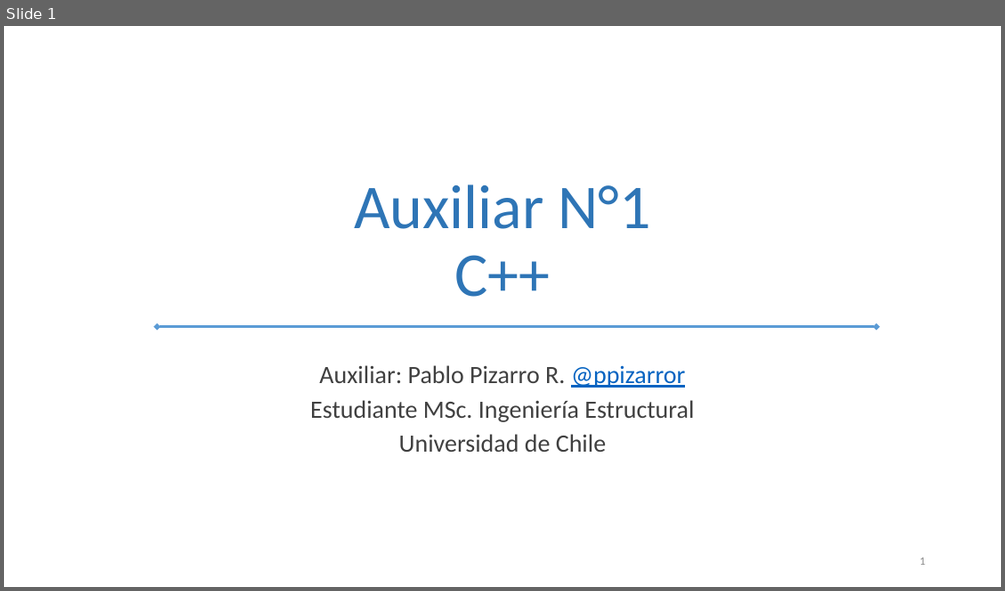
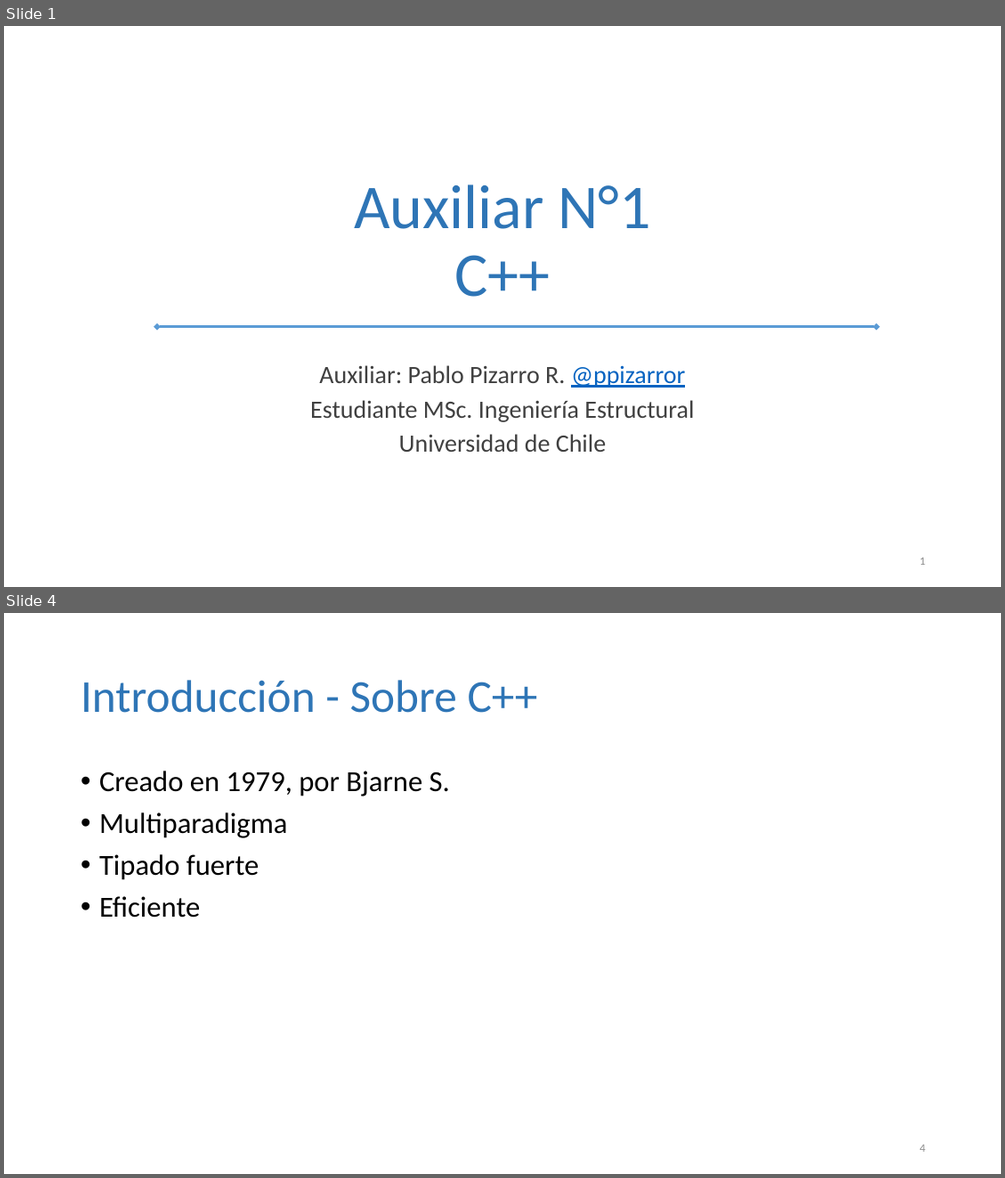
Before and after one commit to ppizarror/aux-cc7515-gpu, a slide deck: aux1/auxiliar 01.pptx. Shown one above the other, each under a label of ours: slide 1 before the commit, slides 1 and 4 after it; the slides between them are not shown. The pictures are 1005x591 and 1005x1178 pixels, drawn with LibreOffice and Linux fonts; fonts in the diff are those of the drawing. Boxes give left, top, right and bottom in pixels: in the first picture for what was removed or moved away, otherwise in the second. Text is boxed around its words. In the diff, an @@ line names an element or a change of style, - is before the commit and + after.

Commit message:
Agrega introducción

```diff
--- a/aux1/auxiliar 01.pptx
+++ b/aux1/auxiliar 01.pptx
@@ slide 4 added at [4, 613, 1001, 1174], background #FFFFFF @@
@@ title added at [81, 680, 538, 713], 44 pt, text #2E75B6 @@
+Introducción - Sobre C++
@@ text added at [99, 771, 450, 917], 28 pt, text #000000 @@
+• Creado en 1979, por Bjarne S.
+• Multiparadigma
+• Tipado fuerte
+• Eficiente
@@ page number added at [920, 1144, 925, 1151], 11 pt, text #8C8C8C @@
+4
```
Also in this commit, not shown: 1 slide changed, 3 other slides added.
